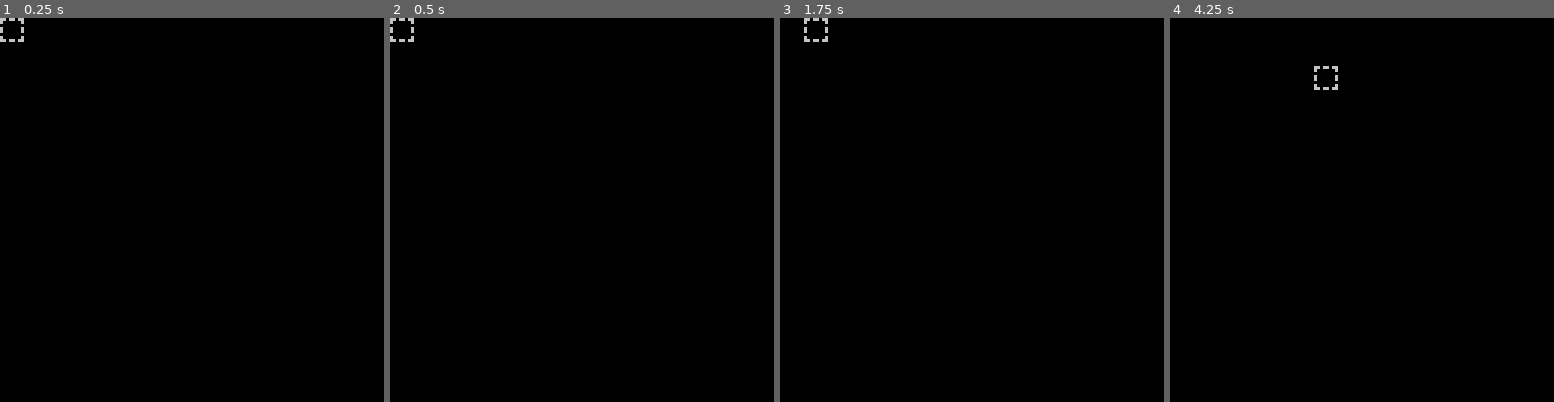
Above: before the commit, frames 1-4 (left to right).
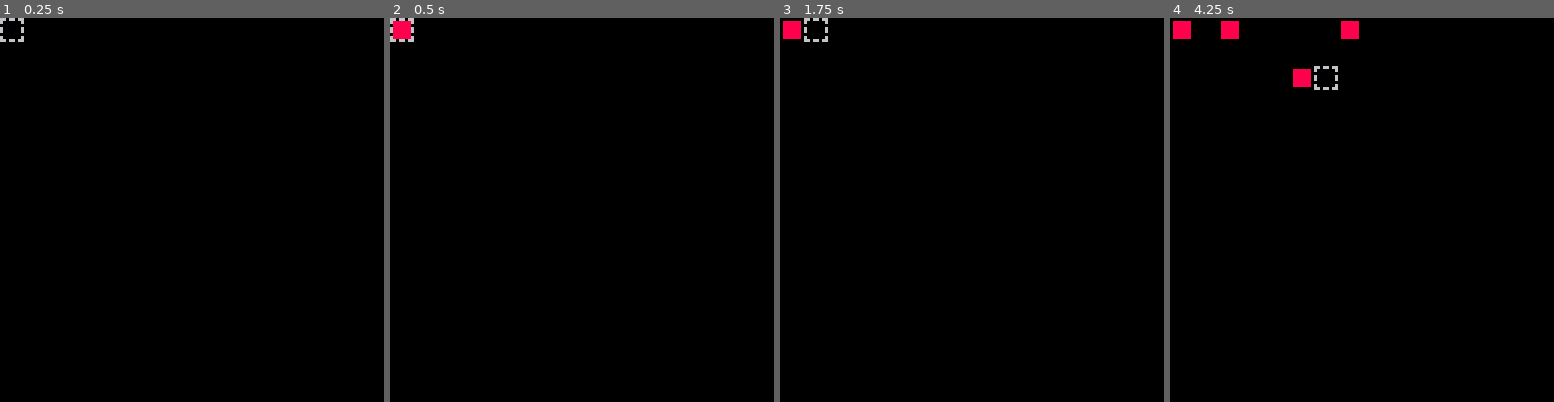
Above: after the commit, the same moments.

Repository: RobertoFreireFerrazPassos/pico8
Game: PICO-8 cartridge towerdefense.p8
Two runs of this game, one before a commit and one after it. Both use one fixed random seed, a clock stepped at 60 frames per second and the inputs below.
Inputs:
- Up to frame 1 (0.25 s): no input
- Up to frame 2 (0.5 s): tap X (X key) at 0.33 s
- Up to frame 3 (1.75 s): tap X (X key) at 1.07 s; hold Right from 1.6 s (still down)
- Up to frame 4 (4.25 s): tap X (X key) at 1.85, 2.97, 4.08 s; release Right at 2.1 s; hold Up 2.15-2.42 s; hold Right 2.47-3.03 s; hold Left 3.08-3.58 s; hold Down 3.63-3.97 s; hold Right from 4.02 s (still down)

Frame 1 is identical in both runs. In frame 2, 0.2% of the frame differs, in the area x 0-6%, y 0-6%; in frame 3, 0.2%; in frame 4, 0.9%, in the area x 0-50%, y 0-18%.

Commit message:
add tower

Diff:
--- a/towerdefense.p8
+++ b/towerdefense.p8
@@ -12,10 +12,23 @@
 function _draw()
 	cls()
 	s:draw()
+	foreach(towers,function(t)
+		t:draw()
+	end)
 end
 
 -->8
 -- utils --
+global=_ENV
+
+class = setmetatable({
+		new=function(self,tbl)
+			tbl = tbl or {}
+
+			return setmetatable(tbl,{ __index=self})
+		end
+},{ __index=_ENV})
+
 function drawsprite(o)
 	spr(o.sprt,o.x,o.y)
 end
@@ -49,18 +62,6 @@
          o1y + o1.box.h - 1 > o2y
 end
 
-global=_ENV
-
-class = setmetatable({
-		new=function(self,tbl)
-			tbl = tbl or {}
-
-			return setmetatable(tbl,{ __index=self})
-		end
-},{ __index=_ENV})
-
--->8
--- objects --
 timemanager = class:new({
 	timers = {},
 	addtimer=function(_ENV,duration,callback,dt)
@@ -82,10 +83,13 @@
 	end
 })
 
+-->8
+-- objects --
 s = class:new({
 	x=0,
 	y=0,
 	hasmoved=false,
+	addedtower=false,
 	move=function(_ENV)
 		if btn(0) then x=max(x - 8, 0) -- left
 		elseif btn(1) then x=min(x + 8, 95) -- right
@@ -98,17 +102,37 @@
 			hasmoved=true
 			timemanager:addtimer(5,function() s.hasmoved=false end,1)
 		end
+
+		if not addedtower and btn(5) then
+			add(towers,t:new({x=x,y=y}))
+			addedtower=true
+			timemanager:addtimer(15,function() s.addedtower=false end,1)
+		end
 	end,
 	draw=function(_ENV)
 		spr(1,x,y)
 	end
 })
+
+towers= {}
+
+t = class:new({
+	x=0,
+	y=0,
+	s=2,
+	control=function(_ENV)
+
+	end,
+	draw=function(_ENV)
+		spr(s,x,y)
+	end
+})
 __gfx__
 00000000660660660000000000000000000000000000000000000000000000000000000000000000000000000000000000000000000000000000000000000000
-00000000600000060000000000000000000000000000000000000000000000000000000000000000000000000000000000000000000000000000000000000000
-00700700000000000000000000000000000000000000000000000000000000000000000000000000000000000000000000000000000000000000000000000000
-00077000600000060000000000000000000000000000000000000000000000000000000000000000000000000000000000000000000000000000000000000000
-00077000600000060000000000000000000000000000000000000000000000000000000000000000000000000000000000000000000000000000000000000000
-00700700000000000000000000000000000000000000000000000000000000000000000000000000000000000000000000000000000000000000000000000000
-00000000600000060000000000000000000000000000000000000000000000000000000000000000000000000000000000000000000000000000000000000000
+00000000600000060888888000000000000000000000000000000000000000000000000000000000000000000000000000000000000000000000000000000000
+00700700000000000888888000000000000000000000000000000000000000000000000000000000000000000000000000000000000000000000000000000000
+00077000600000060888888000000000000000000000000000000000000000000000000000000000000000000000000000000000000000000000000000000000
+00077000600000060888888000000000000000000000000000000000000000000000000000000000000000000000000000000000000000000000000000000000
+00700700000000000888888000000000000000000000000000000000000000000000000000000000000000000000000000000000000000000000000000000000
+00000000600000060888888000000000000000000000000000000000000000000000000000000000000000000000000000000000000000000000000000000000
 00000000660660660000000000000000000000000000000000000000000000000000000000000000000000000000000000000000000000000000000000000000
